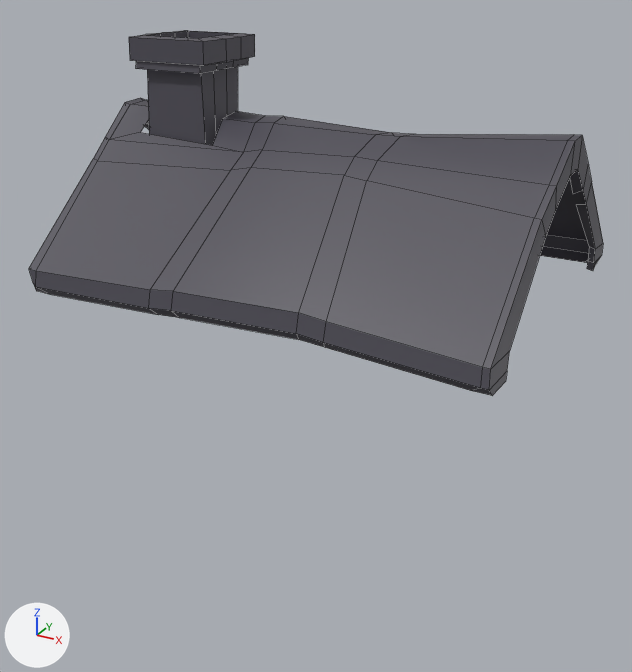
The Blender file SourceAssets/Houses/MainBuildings/Colonist/ColonistHouse1.blend: old version first, new version second.
Camera for both pictures: a 50 mm camera at (1.74, -3.26, 2.38) aimed at (0.0, -0.11, 0.8). The axes (+X, +Y, +Z) are drawn at lower left. The lights are the same throughout. The first picture is the older version. Mesh edges are drawn as thin lines.

Before the edit, the objects in view are built like this:
```python
me_plane_001 = bpy.data.meshes.new('Plane.001')
me_plane_001.from_pydata(...)  # 200 vertices, 165 faces; spans x -1.07..1.07, y -1.12..1.13, z 1.13..2.25
me_plane_001.polygons.foreach_set('use_smooth', [True] * 165)
me_plane_001.materials.append(mat_stone)  # picture img_colorpalette_png_004
ob_colonisthouse1 = bpy.data.objects.new('ColonistHouse1', me_plane_001)
ob_colonisthouse1.location = (0.0, 0.0, 0.0)
ob_colonisthouse1.scale = (0.966, 0.711, 0.909)
```
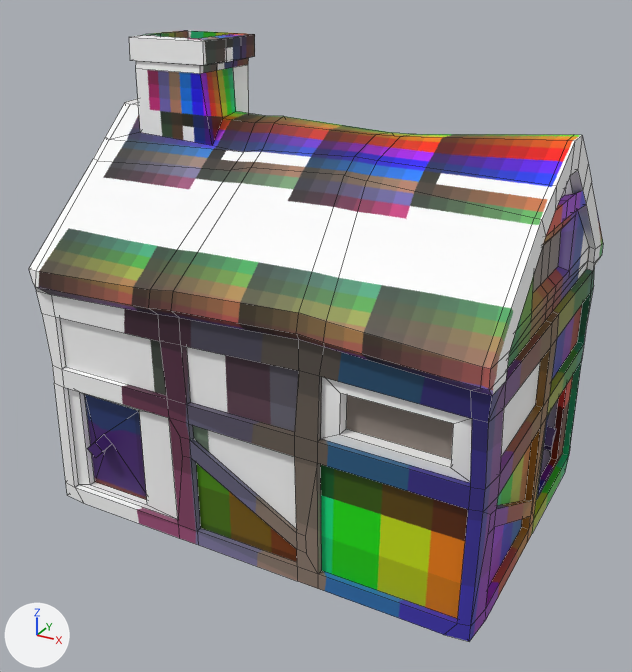
Boxes (x1, y1, x2, y2) around the edits, measured in the pictures (632 x 672 px):
'ColonistHouse1', reshaped (67% taller)
    before: (29, 30, 603, 396)
    after: (29, 30, 603, 642)
part 1 of me_plane_001, added
    after: (36, 65, 595, 642)
part 2 of me_plane_001, surface changed
    both: (29, 30, 603, 396)

The change, as a list of edits to the scene's bpy script:
```text
Change me_plane_001:
    used by ob_colonisthouse1; location = (0.0, 0.0, 0.0); scale = (0.966, 0.711, 0.909)
    remove me_plane_001.from_pydata(...)  # 200 vertices, 165 faces; spans x -1.07..1.07, y -1.12..1.13, z 1.13..2.25
    add me_plane_001.from_pydata(...)  # 837 vertices, 616 faces; spans x -1.07..1.07, y -1.12..1.13, z 0.0..2.25
    me_plane_001 part 1: 637 vertices added at x -1.07..1.07, y -1.09..1.11, z 0.0..2.1
    me_plane_001 part 2: 165 kept faces spanning x -1.07..1.07, y -1.12..1.13, z 1.13..2.25 get new texture (UV) coordinates
    add me_plane_001.materials.append(mat_wood)  # picture img_colorpalette_png_002
    add me_plane_001.materials.append(mat_windows)  # picture img_colorpalettedaytimeemissive_png
    add me_plane_001.materials.append(mat_textured)  # picture img_colorpalette_png_003
```
